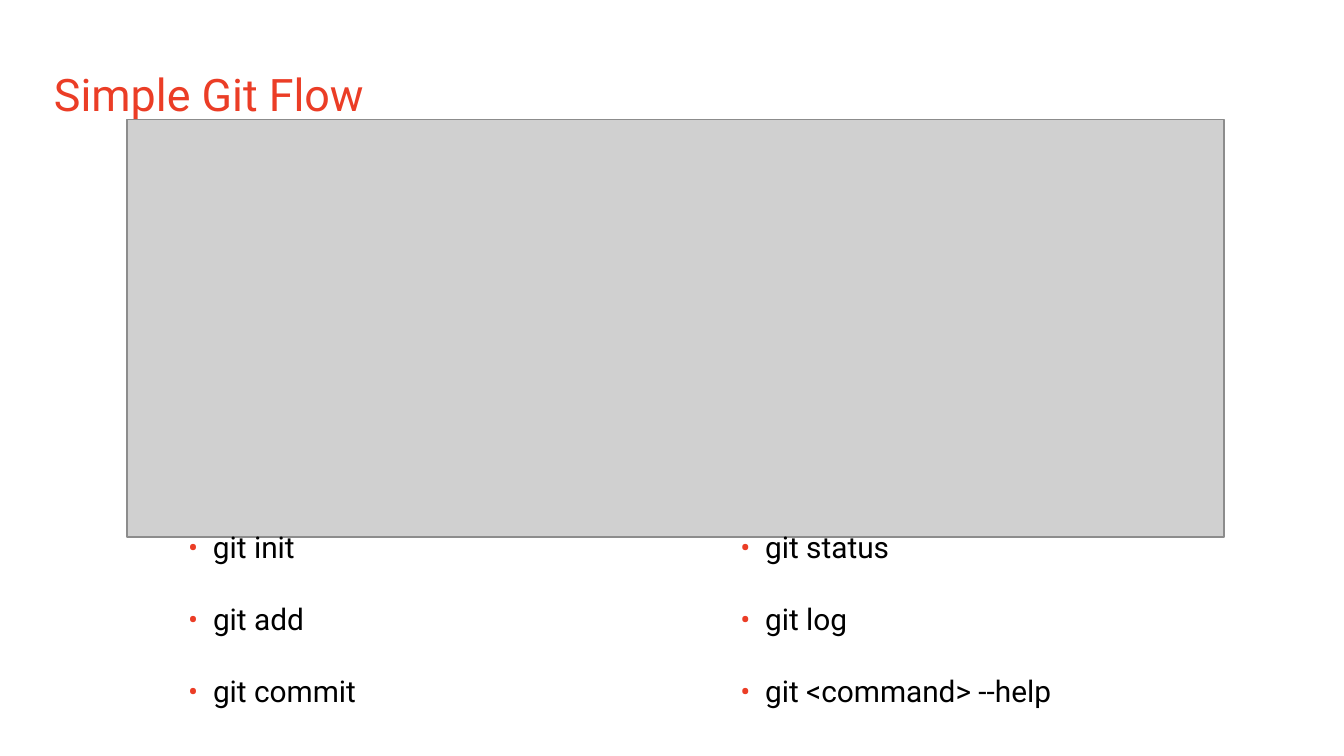
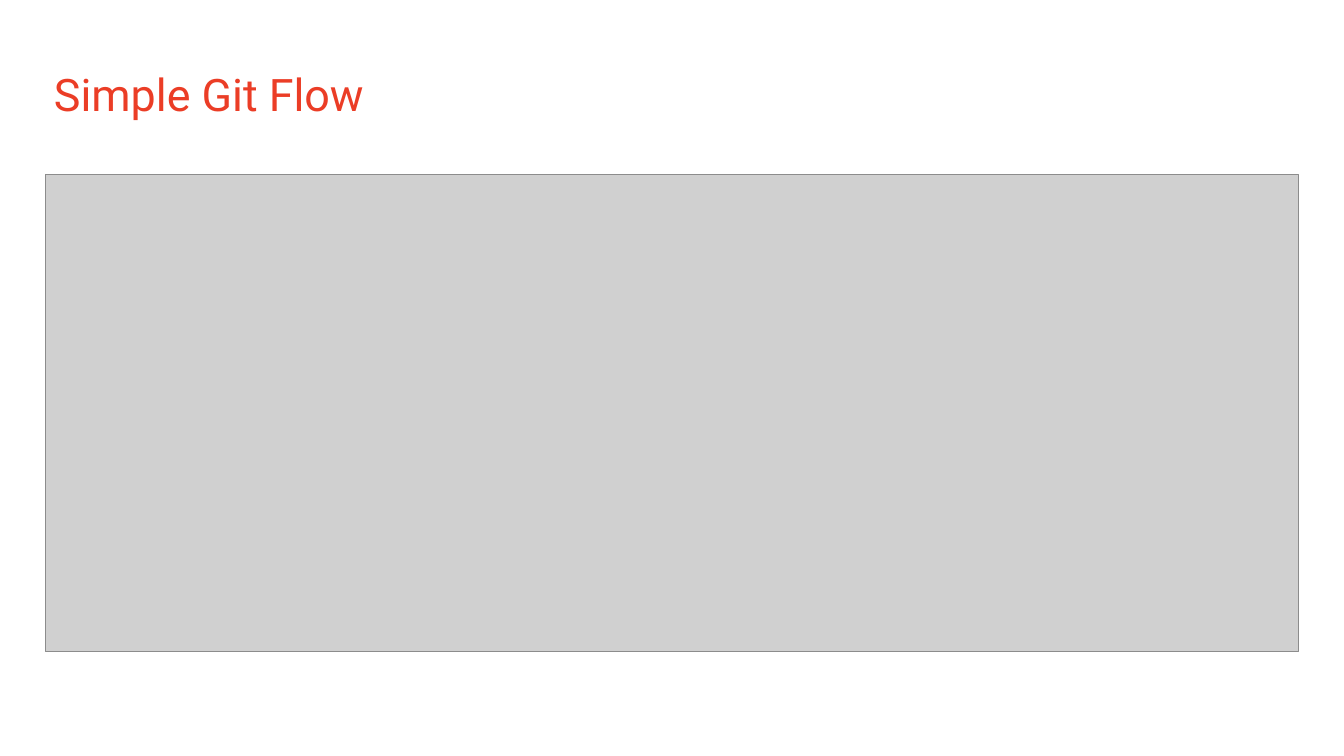
Before and after one commit to ArtemySinitsa/BackendBoost, a slide deck: slide 4 of skills/git/Git - Intro for all.pptx. Drawn at 1344x756 pixels with LibreOffice and Linux fonts; fonts in the diff are those of the drawing; grey boxes stand for pictures. Boxes give left, top, right and bottom in pixels: in the first picture for what was removed or moved away, otherwise in the second. Text is boxed around its words. In the diff, an @@ line names an element or a change of style, - is before the commit and + after.

Commit message:
WIP: update git presentation

```diff
--- a/skills/git/Git - Intro for all.pptx
+++ b/skills/git/Git - Intro for all.pptx
@@ picture: place and size @@
-picture at <box>128,120,1224,538</box>
+picture at <box>46,175,1300,652</box>
@@ text removed at <box>213,531,356,709</box> @@
-• git init
-• git add
-• git commit
@@ text removed at <box>765,531,1051,709</box> @@
-• git status
-• git log
-• git <command> --help
```
Also in this commit, not shown: 2 other slides changed, 1 slide added, 1 slide removed.
